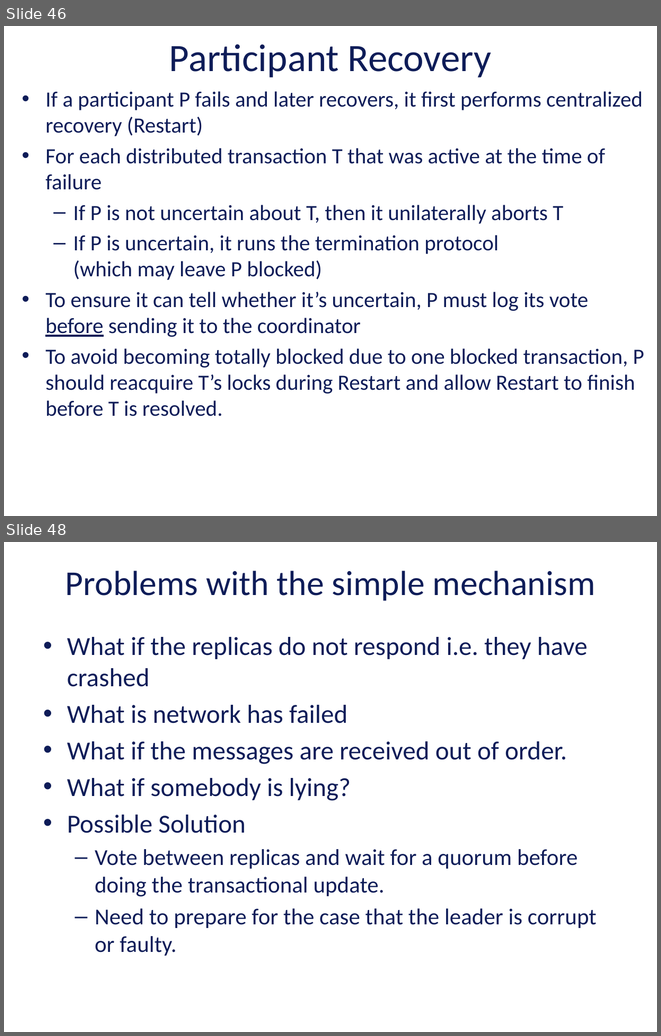
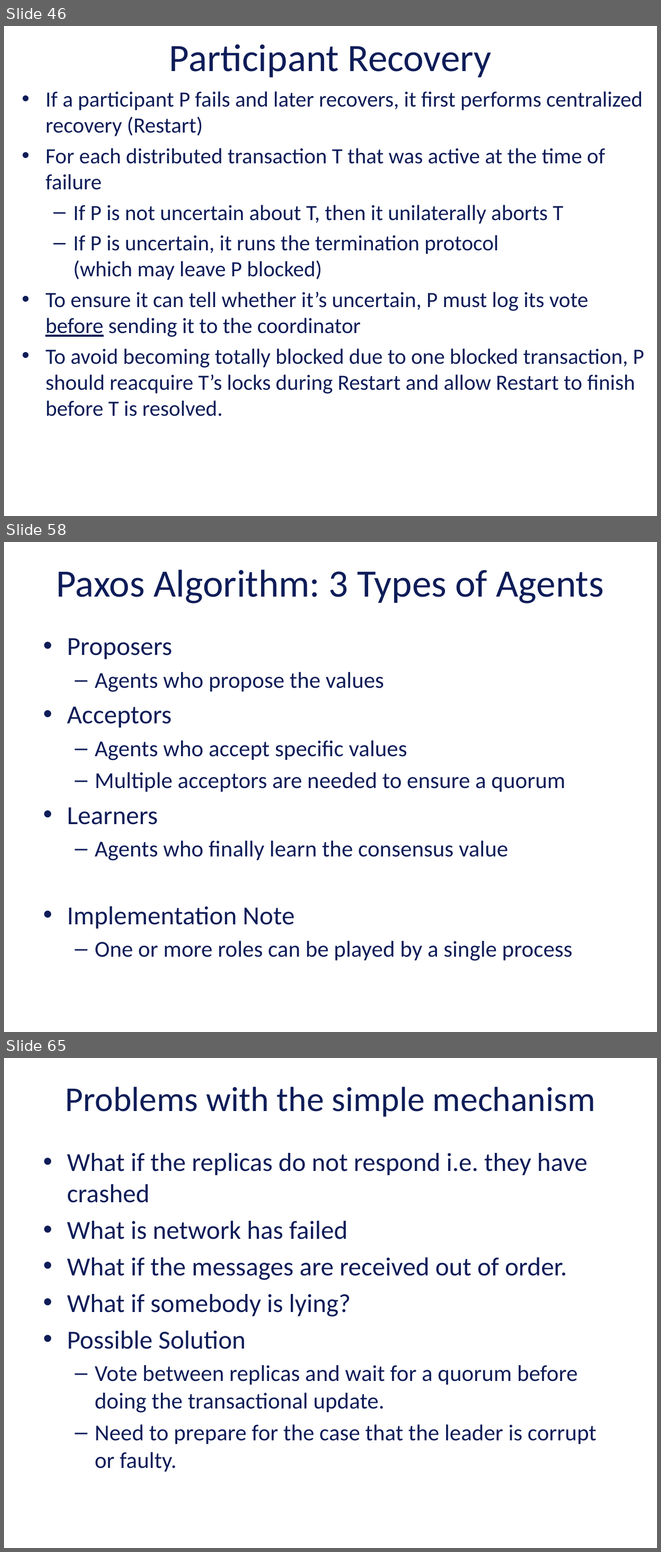
Before and after one commit to vu-resilient-distributed-systems/lectures-fall-2019, a slide deck: Module-5-AvoidingFailures/04_00_SoftwareFaultTolerance.pptx. Shown one above the other, each under a label of ours: slides 46 and 48 before the commit, slides 46, 58 and 65 after it; the slides between them are not shown. The pictures are 661x1036 and 661x1552 pixels, drawn with LibreOffice and Linux fonts; fonts in the diff are those of the drawing; background and template pictures are left out. Boxes give left, top, right and bottom in pixels: in the first picture for what was removed or moved away, otherwise in the second. Text is boxed around its words. In the diff, an @@ line names an element or a change of style, - is before the commit and + after.

```diff
--- a/Module-5-AvoidingFailures/04_00_SoftwareFaultTolerance.pptx
+++ b/Module-5-AvoidingFailures/04_00_SoftwareFaultTolerance.pptx
@@ slide 58 added at bbox=[4, 542, 657, 1032], background picture (left out) @@
@@ title added at bbox=[56, 570, 604, 603], 42.7 pt, text #0E1C58 @@
+Paxos Algorithm: 3 Types of Agents
@@ text added at bbox=[67, 638, 573, 961], 25.1 pt, text #0E1C58 @@
+• Proposers
+  – Agents who propose the values
+• Acceptors
+  – Agents who accept specific values
+  – Multiple acceptors are needed to ensure a quorum
+• Learners
+  – Agents who finally learn the consensus value
+• Implementation Note
+  – One or more roles can be played by a single process
@@ what was slide 48 is now slide 65 @@
```
Also in this commit, not shown: 4 slides changed, 15 other slides added, 2 slides removed, 2 other files.
